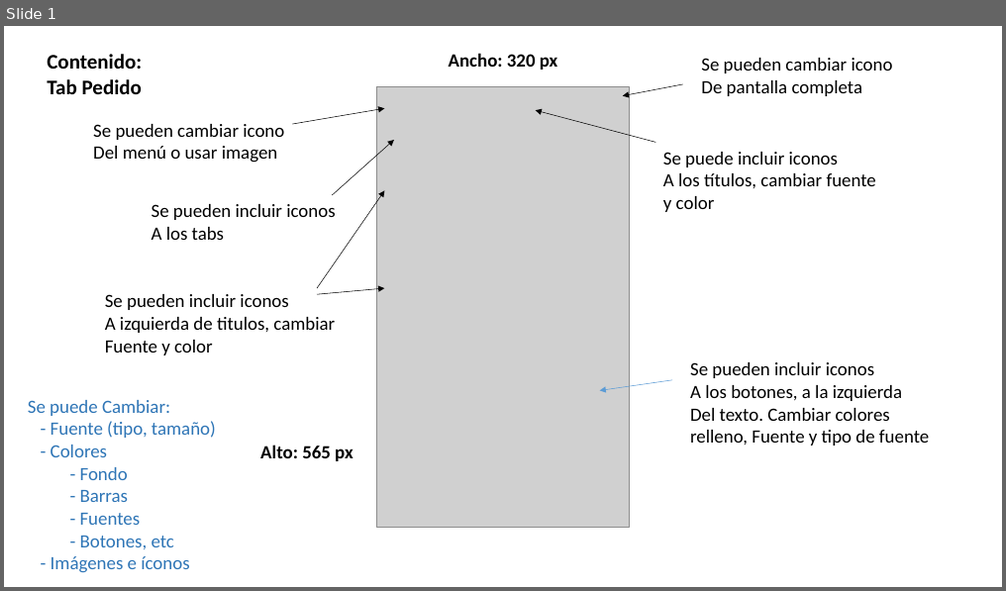
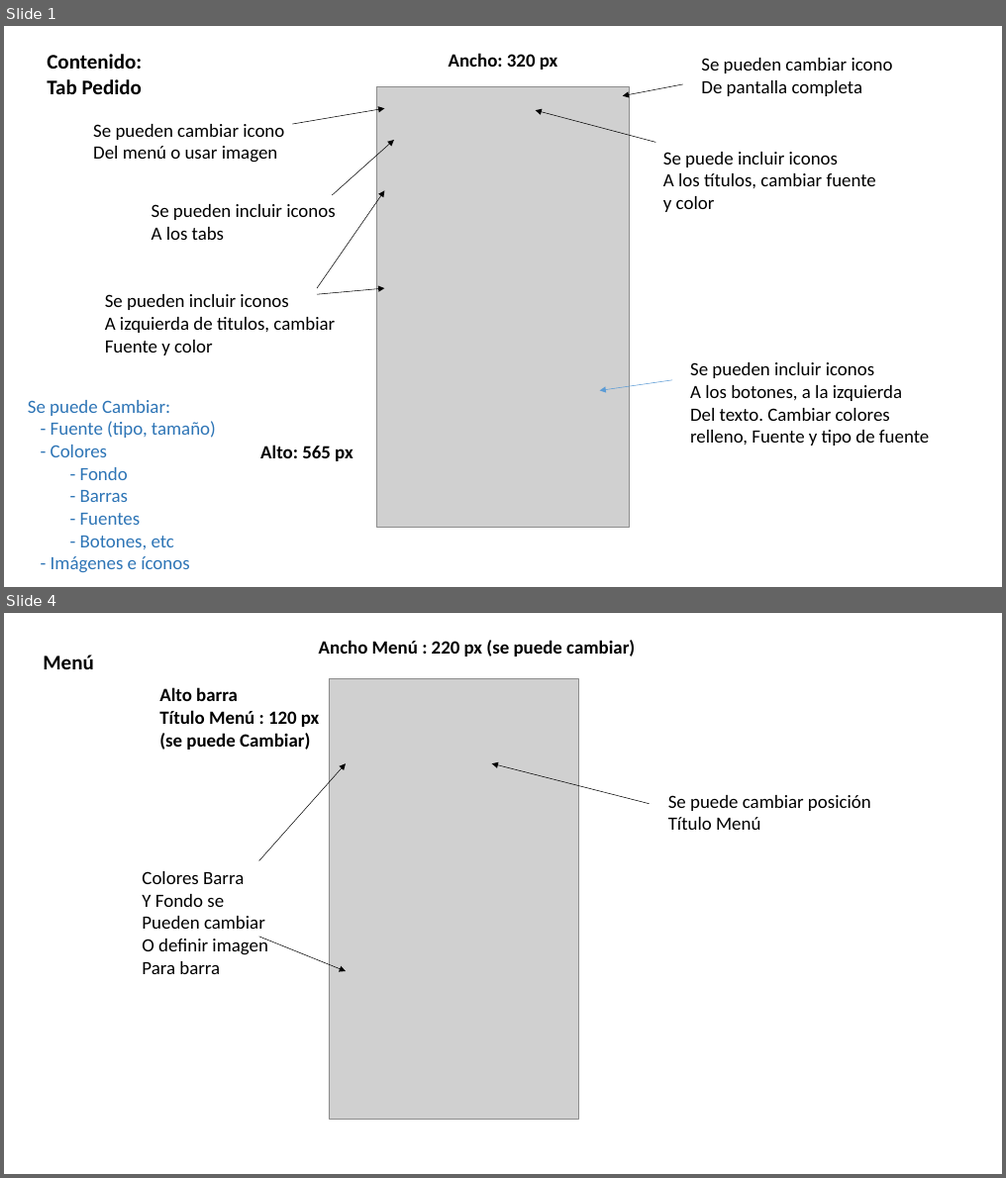
Before and after one commit to npgr/Venta-Movil, a slide deck: project/Diseño Farvenca Móvil.pptx. Shown one above the other, each under a label of ours: slide 1 before the commit, slides 1 and 4 after it; the slides between them are not shown. The pictures are 1006x591 and 1006x1178 pixels, drawn with LibreOffice and Linux fonts; fonts in the diff are those of the drawing; grey boxes stand for pictures. Boxes give left, top, right and bottom in pixels: in the first picture for what was removed or moved away, otherwise in the second. Text is boxed around its words. In the diff, an @@ line names an element or a change of style, - is before the commit and + after.

```diff
--- a/project/Diseño Farvenca Móvil.pptx
+++ b/project/Diseño Farvenca Móvil.pptx
@@ slide 4 added at <box>4,613,1002,1174</box>, background #FFFFFF @@
@@ text added at <box>319,640,635,657</box>, 18 pt, text #000000, bold @@
+Ancho Menú : 220 px (se puede cambiar)
@@ text added at <box>43,655,94,669</box>, 20 pt, text #000000, bold @@
+Menú
@@ text added at <box>159,687,319,750</box>, 18 pt, text #000000, bold @@
+Alto barra
+Título Menú : 120 px
+(se puede Cambiar)
@@ picture added at <box>329,679,578,1120</box> @@
@@ arrow added from (259, 861) to (346, 763), #000000 0.5 pt @@
@@ arrow added from (649, 804) to (492, 763), #000000 0.5 pt @@
@@ text added at <box>668,795,871,830</box>, 18 pt, text #000000 @@
+Se puede cambiar posición
+Título Menú
@@ text added at <box>142,871,268,974</box>, 18 pt, text #000000 @@
+Colores Barra
+Y Fondo se
+Pueden cambiar
+O definir imagen
+Para barra
@@ arrow added from (259, 937) to (346, 971), #000000 0.5 pt @@
```
Also in this commit, not shown: 2 slides changed, 1 slide removed, 1 other file.
